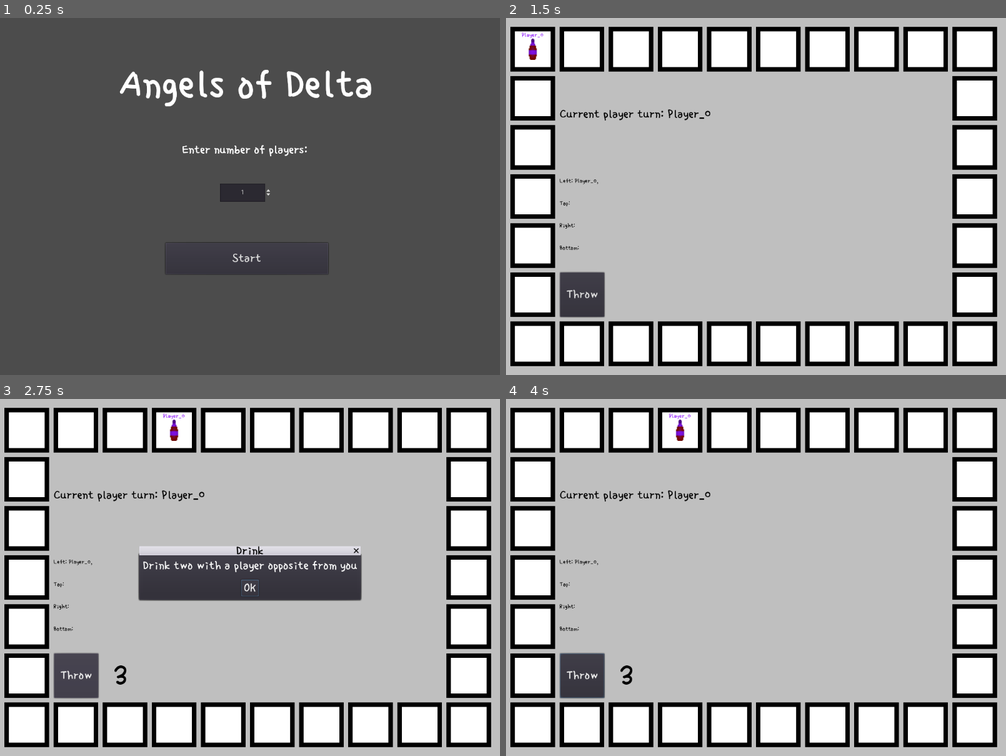
Above: before the commit, frames 1-4 (two rows, left to right).
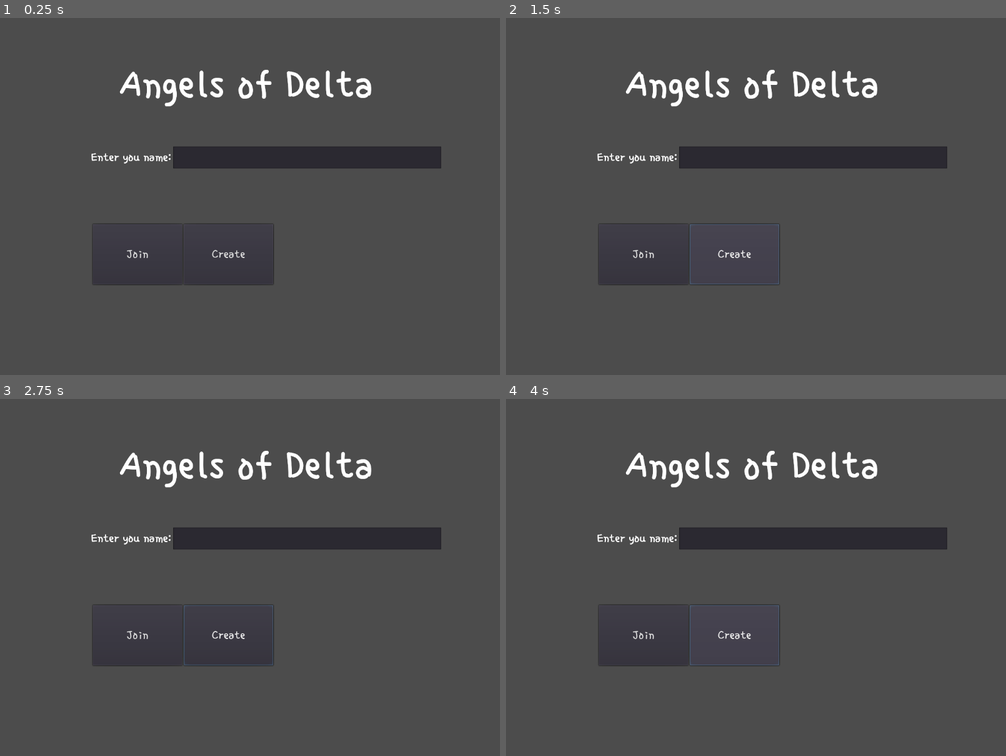
Above: after the commit, the same moments.

Repository: askoki160/angels-of-delta
Game: Godot game, scene res://Scenes/StartScene.tscn
The game is run twice, just before and just after one commit, with the same random seed, the same clock (stepped at 60 frames per second) and the same inputs.
Inputs (mouse positions are in pixels of both pictures, inside the frame that each line leads up to):
- Up to frame 1 (0.25 s): no input
- Up to frame 2 (1.5 s): click (646, 253) at 0.5 s, where only the run after the commit has a clickable "Join"; click (736, 253) at 1.25 s, where only the run after the commit has a clickable "Create"
- Up to frame 3 (2.75 s): click (75, 677) at 2 s, where only the run before the commit has a clickable "Throw"
- Up to frame 4 (4 s): click (751, 638) at 2.75 s, where only the run before the commit has a clickable "Start"; click (751, 638) at 3.5 s, where only the run before the commit has a clickable "Start"

The runs differ from the first frame. In frame 1, 4.3% of the frame differs, in the area x 18-89%, y 35-75%; in frame 2, 98%, in the area x 0-100%, y 0-100%; in frame 3, 94%; in frame 4, 98%.

Commit message:
Working web socketts solution

Diff:
--- a/Scenes/LobbyScene.tscn
+++ b/Scenes/LobbyScene.tscn
@@ -1,8 +1,18 @@
-[gd_scene load_steps=2 format=2]
+[gd_scene load_steps=3 format=2]
 
 [ext_resource path="res://assets/fonts/single_day_dynamic.tres" type="DynamicFont" id=1]
+[ext_resource path="res://Scripts/Lobby.gd" type="Script" id=2]
 
 [node name="Node2D" type="Node2D"]
+script = ExtResource( 2 )
+
+[node name="ColorRect" type="ColorRect" parent="."]
+margin_right = 1117.0
+margin_bottom = 796.0
+color = Color( 0.289062, 0.276642, 0.276642, 1 )
+__meta__ = {
+"_edit_use_anchors_": false
+}
 
 [node name="AllPlayers" type="Label" parent="."]
 margin_right = 1117.0
--- a/Scenes/StartScene.tscn
+++ b/Scenes/StartScene.tscn
@@ -4,45 +4,69 @@
 [ext_resource path="res://assets/fonts/single_day_large.tres" type="DynamicFont" id=2]
 [ext_resource path="res://Scripts/StartScene.gd" type="Script" id=3]
 
-[node name="Node2D" type="Node2D"]
+[node name="Menu" type="Control"]
+anchor_right = 1.0
+anchor_bottom = 1.0
+margin_right = -1120.0
+margin_bottom = -800.0
 script = ExtResource( 3 )
-
-[node name="SpinBox" type="SpinBox" parent="."]
-margin_left = 493.282
-margin_top = 370.697
-margin_right = 610.282
-margin_bottom = 411.697
-size_flags_vertical = 9
-min_value = 1.0
-max_value = 10.0
-value = 1.0
-rounded = true
-align = 1
 __meta__ = {
 "_edit_use_anchors_": false
 }
 
-[node name="NumberOfPlayerLabel" type="Label" parent="."]
-margin_left = 78.1312
-margin_top = 245.092
-margin_right = 1021.13
-margin_bottom = 346.092
-custom_fonts/font = ExtResource( 1 )
-text = "Enter number of players:"
-align = 1
-valign = 1
+[node name="NameContainer" type="HBoxContainer" parent="."]
+margin_left = 204.0
+margin_top = 288.0
+margin_right = 977.0
+margin_bottom = 337.0
 __meta__ = {
 "_edit_use_anchors_": false
 }
 
-[node name="StartButton" type="Button" parent="."]
-margin_left = 371.173
-margin_top = 503.995
-margin_right = 735.173
-margin_bottom = 573.995
+[node name="Label" type="Label" parent="NameContainer"]
+margin_top = 9.0
+margin_right = 180.0
+margin_bottom = 40.0
+custom_fonts/font = ExtResource( 1 )
+text = "Enter you name:"
+align = 2
+
+[node name="NameField" type="LineEdit" parent="NameContainer"]
+margin_left = 184.0
+margin_right = 784.0
+margin_bottom = 49.0
+rect_min_size = Vector2( 600, 0 )
+caret_blink = true
+caret_blink_speed = 0.5
+
+[node name="HBoxContainer" type="HBoxContainer" parent="."]
+margin_left = 208.0
+margin_top = 462.0
+margin_right = 955.0
+margin_bottom = 597.0
+__meta__ = {
+"_edit_use_anchors_": false
+}
+
+[node name="JoinButton" type="Button" parent="HBoxContainer"]
+margin_right = 200.0
+margin_bottom = 135.0
+rect_min_size = Vector2( 200, 0 )
 custom_fonts/font = ExtResource( 1 )
 custom_colors/font_color_disabled = Color( 0, 0, 0, 1 )
-text = "Start"
+text = "Join"
+__meta__ = {
+"_edit_use_anchors_": false
+}
+
+[node name="CreateButton" type="Button" parent="HBoxContainer"]
+margin_left = 204.0
+margin_right = 404.0
+margin_bottom = 135.0
+rect_min_size = Vector2( 200, 0 )
+custom_fonts/font = ExtResource( 1 )
+custom_colors/font_color_disabled = Color( 0, 0, 0, 1 )
+text = "Create"
 __meta__ = {
 "_edit_use_anchors_": false
 }
@@ -59,5 +83,12 @@
 __meta__ = {
 "_edit_use_anchors_": false
 }
-[connection signal="value_changed" from="SpinBox" to="." method="_on_SpinBox_value_changed"]
-[connection signal="pressed" from="StartButton" to="." method="_on_Button_pressed"]
+
+[node name="Label" type="Label" parent="."]
+margin_left = 733.879
+margin_top = 445.326
+margin_right = 1025.88
+margin_bottom = 541.326
+[connection signal="text_changed" from="NameContainer/NameField" to="." method="_on_NameField_text_changed"]
+[connection signal="pressed" from="HBoxContainer/JoinButton" to="." method="_on_JoinButton_pressed"]
+[connection signal="pressed" from="HBoxContainer/CreateButton" to="." method="_on_CreateButton_pressed"]
--- /dev/null
+++ b/Scripts/Lobby.gd
@@ -0,0 +1,19 @@
+extends Node2D
+
+func _ready():
+	get_tree().connect('network_peer_disconnected', self, '_on_player_disconnected')
+	get_tree().connect('server_disconnected', self, '_on_server_disconnected')
+
+	#var new_player = preload('res://player/Player.tscn').instance()
+	#new_player.name = str(get_tree().get_network_unique_id())
+	#new_player.set_network_master(get_tree().get_network_unique_id())
+	#add_child(new_player)
+	var info = Network.self_data
+	$AllPlayers.text += str(info.name)
+	#new_player.init(info.name, info.position, false)
+
+func _on_player_disconnected(id):
+	get_node(str(id)).queue_free()
+
+func _on_server_disconnected():
+	get_tree().change_scene('res://interface/Menu.tscn')
--- a/Scripts/Network.gd
+++ b/Scripts/Network.gd
@@ -5,7 +5,7 @@
 const MAX_PLAYERS = 5
 
 var players = { }
-var self_data = { name = '', position = Vector2(360, 180) }
+var self_data = { name = '', position = 0 }
 
 signal player_disconnected
 signal server_disconnected
@@ -22,6 +22,7 @@
 	get_tree().set_network_peer(peer)
 
 func connect_to_server(player_nickname):
+	print("igrac ", player_nickname)
 	self_data.name = player_nickname
 	get_tree().connect('connected_to_server', self, '_connected_to_server')
 	var peer = NetworkedMultiplayerENet.new()
@@ -55,11 +56,12 @@
 
 remote func _send_player_info(id, info):
 	players[id] = info
-	var new_player = load('res://player/Player.tscn').instance()
-	new_player.name = str(id)
-	new_player.set_network_master(id)
-	$'/root/Game/'.add_child(new_player)
-	new_player.init(info.name, info.position, true)
+	print(info.name)
+	#var new_player = load('res://player/Player.tscn').instance()
+	#new_player.name = str(id)
+	#new_player.set_network_master(id)
+	#$'/root/Game/'.add_child(new_player)
+	#new_player.init(info.name, info.position, true)
 
 func update_position(id, position):
 	players[id].position = position
--- a/Scripts/StartScene.gd
+++ b/Scripts/StartScene.gd
@@ -1,16 +1,88 @@
-extends Node
+extends Control
 
 onready var global_vars = get_node("/root/Global")
+var _player_name = ""
 
-# Called when the node enters the scene tree for the first time.
+func _on_NameField_text_changed(new_text):
+	_player_name = new_text
+
+# The URL we will connect to
+export var websocket_url = "ws://localhost:8000/"
+
+# Our WebSocketClient instance
+var _client = WebSocketClient.new()
 func _ready():
-	pass # Replace with function body.
+	# Connect base signals to get notified of connection open, close, and errors.
+	_client.connect("connection_closed", self, "_closed")
+	_client.connect("connection_error", self, "_closed")
+	_client.connect("connection_established", self, "_connected")
+	# This signal is emitted when not using the Multiplayer API every time
+	# a full packet is received.
+	# Alternatively, you could check get_peer(1).get_available_packets() in a loop.
+	_client.connect("data_received", self, "_on_data")
+	_client.connect("peer_packet", self, "_on_data")
+	# Initiate connection to the given URL.
+	var err = _client.connect_to_url(websocket_url)
+	if err != OK:
+		print("Unable to connect")
+		set_process(false)
+	print("connected: ", err)
 
 
 # start game
-func _on_Button_pressed():
-	Global.goto_scene("res://Scenes/MainScene.tscn")
+func _on_CreateButton_pressed():
+	var payload_dict = {
+		"name": _player_name
+	}
+	_client.get_peer(1).put_packet(to_json(payload_dict).to_utf8())
+#		$HTTPRequest.request("http://localhost:8000/custom/?format=json")
 
+#func _on_HTTPRequest_request_completed(result, response_code, headers, body ):
+#	var json = JSON.parse(body.get_string_from_utf8())
+#	print(json.result)
+#	if _player_name == "":
+#		return
+#	Network.create_server(_player_name)
+#	_load_game()
+	# Global.goto_scene("res://Scenes/MainScene.tscn")
+func _closed(was_clean = false):
+	# was_clean will tell you if the disconnection was correctly notified
+	# by the remote peer before closing the socket.
+	print("Closed, clean: ", was_clean)
+	set_process(false)
+
+func _connected(proto = ""):
+	# This is called on connection, "proto" will be the selected WebSocket
+	# sub-protocol (which is optional)
+	print("Connected with protocol: ", proto)
+	# You MUST always use get_peer(1).put_packet to send data to server,
+	# and not put_packet directly when not using the MultiplayerAPI.
+	_client.get_peer(1).put_packet("ping".to_utf8())
+
+func _on_data():
+	# Print the received packet, you MUST always use get_peer(1).get_packet
+	# to receive data from server, and not get_packet directly when not
+	# using the MultiplayerAPI.
+	print('here')
+	var parse_output =_client.get_peer(1).get_packet().get_string_from_utf8()
+	if _player_name in parse_output:
+		$Label.text = parse_output
+	print("Got data from server: ", parse_output)
+
+func _process(delta):
+	# Call this in _process or _physics_process. Data transfer, and signals
+	# emission will only happen when calling this function.
+	_client.poll()
 
 func _on_SpinBox_value_changed(value):
 	global_vars.players = value
+
+
+func _on_JoinButton_pressed():
+	if _player_name == "":
+		return
+	Network.connect_to_server(_player_name)
+	_load_game()
+
+func _load_game():
+	get_tree().change_scene("res://Scenes/LobbyScene.tscn")
--- a/project.godot
+++ b/project.godot
@@ -24,6 +24,7 @@
 Utils="*res://Utils.gd"
 Global="*res://Global.gd"
 StartScene="*res://Scenes/StartScene.tscn"
+Network="*res://Scripts/Network.gd"
 
 [debug]
 
Not shown, added: export_presets.cfg
